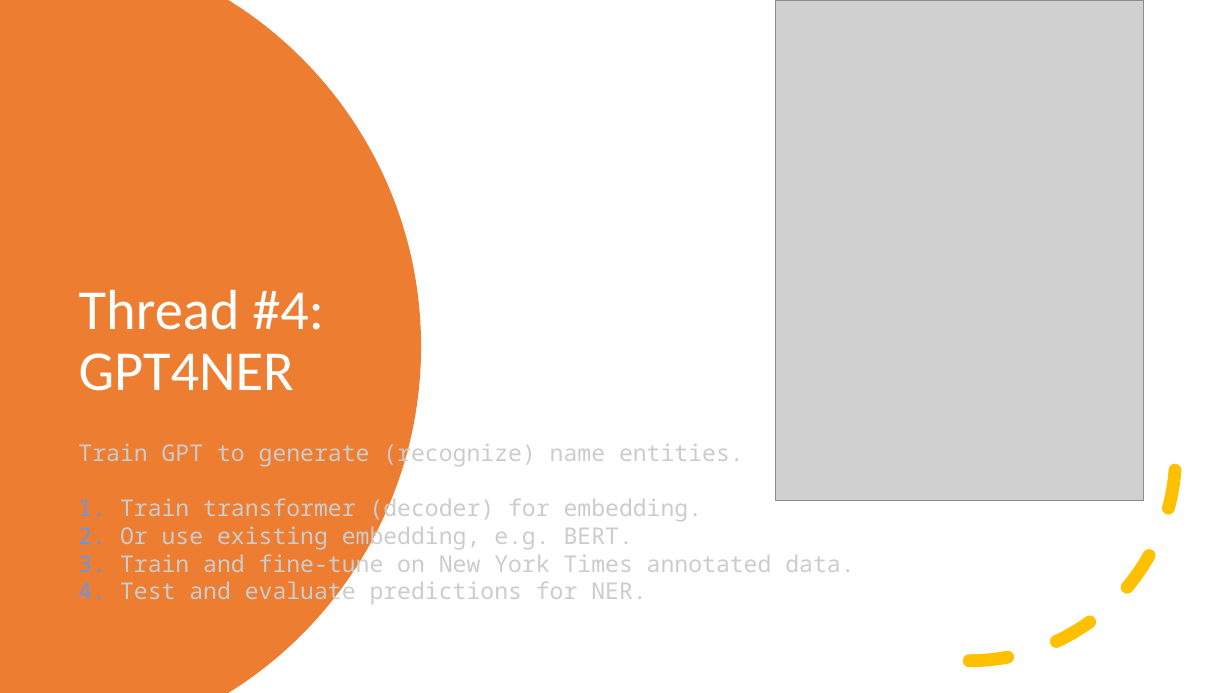
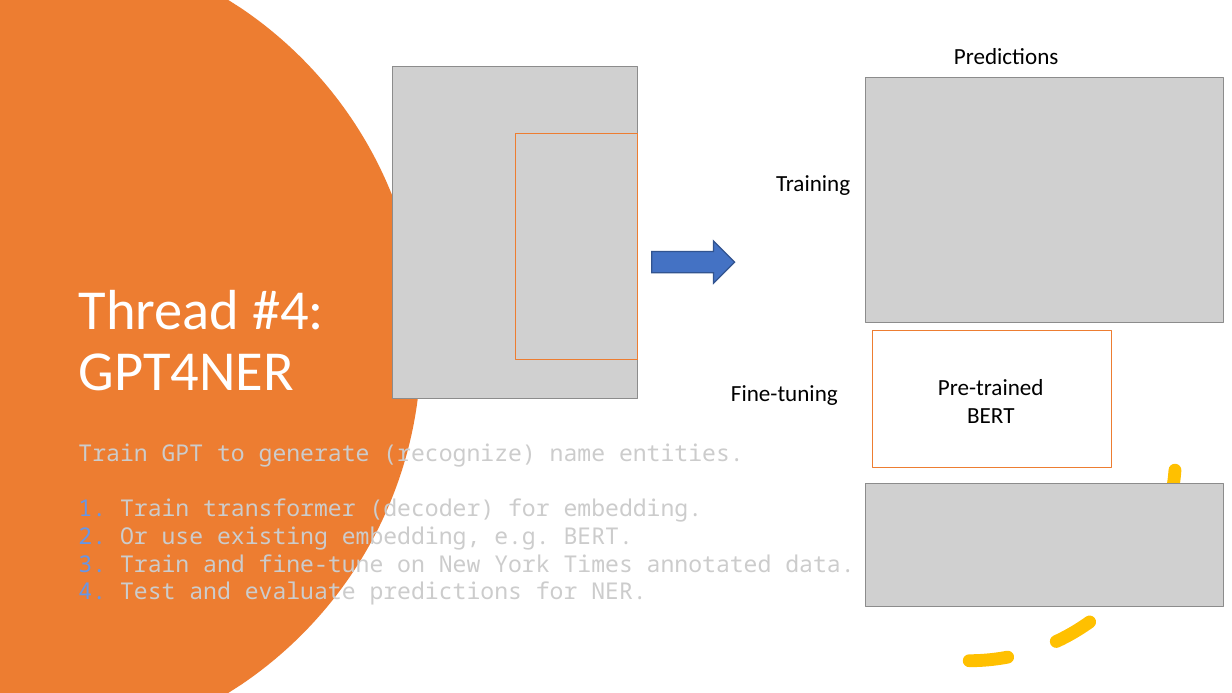
Before and after one commit to keweimao/DeepDelight, a slide deck: slide 13 of Reading/overview.pptx. Drawn at 1232x693 pixels with LibreOffice and Linux fonts; fonts in the diff are those of the drawing; grey boxes stand for pictures. Boxes give left, top, right and bottom in pixels: in the first picture for what was removed or moved away, otherwise in the second. Text is boxed around its words. In the diff, an @@ line names an element or a change of style, - is before the commit and + after.

Commit message:
update ner slide

```diff
--- a/Reading/overview.pptx
+++ b/Reading/overview.pptx
@@ text added at (954,48,1058,64), 18 pt, text #000000 @@
+Predictions
@@ picture: place and size @@
-picture at (775,0,1144,500)
+picture at (393,67,638,399)
@@ picture added at (865,79,1224,323) @@
@@ rectangle added at (516,134,639,360), outline #ED7D31 0.75 pt @@
@@ text added at (776,175,850,195), 18 pt, text #000000 @@
+Training
@@ right arrow added at (652,241,735,284), fill #4472C4, outline #325491 1 pt @@
@@ rectangle added at (872,330,1112,468), outline #ED7D31 0.75 pt @@
@@ text added at (731,385,838,405), 18 pt, text #000000 @@
+Fine-tuning
@@ text added at (938,379,1044,423), 18 pt, text #000000 @@
+Pre-trained
+BERT
@@ picture added at (866,484,1224,607) @@
```
Also in this commit, not shown: 2 other files.
